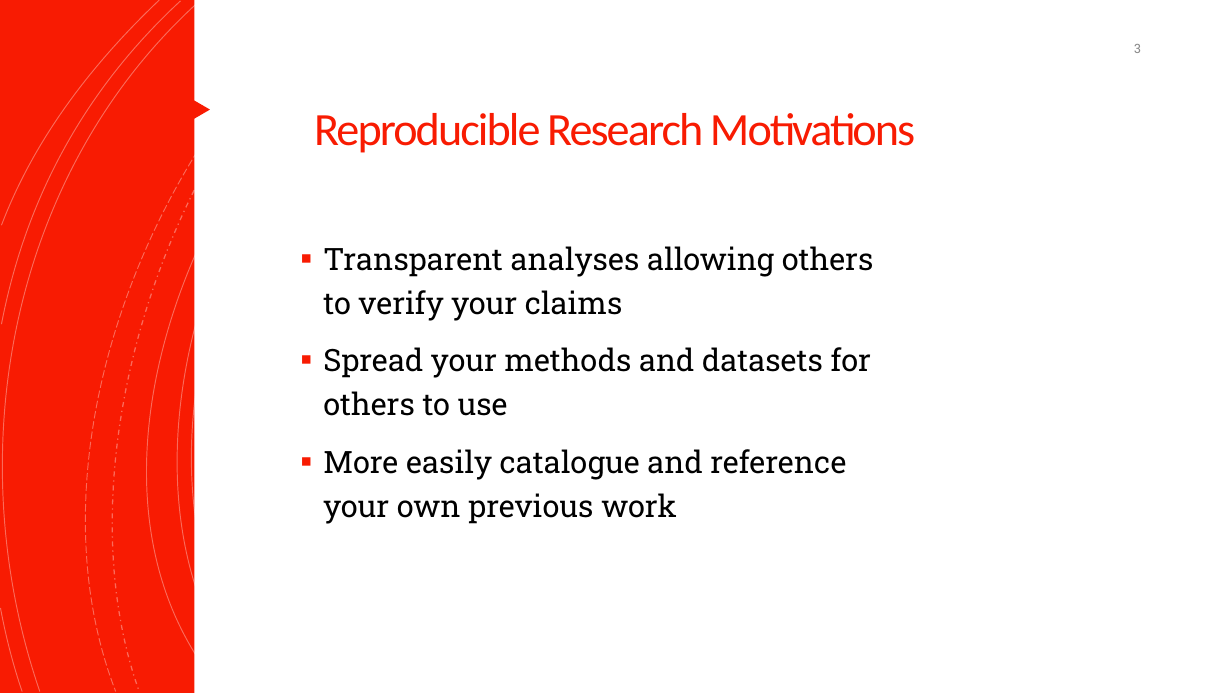
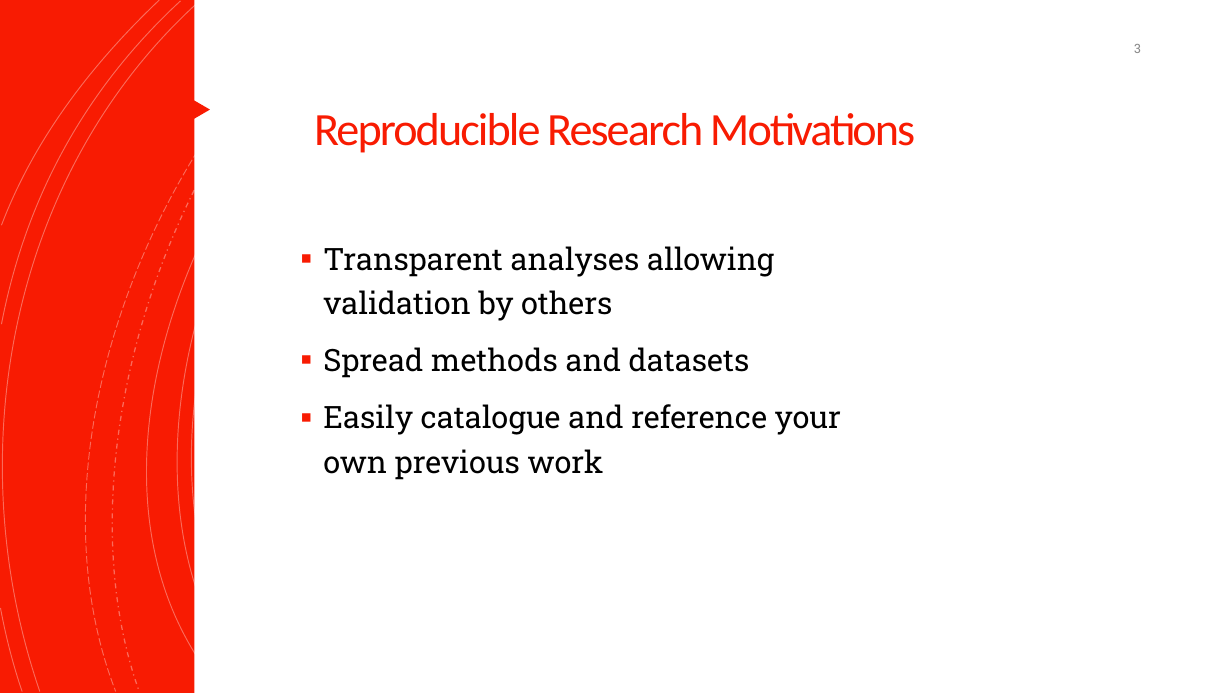
Before and after one commit to NeuroShepherd/R_Coding_Presentations, a slide deck: slide 3 of RStudio, Git, and Github/RStudio_Git_Github.pptx. Drawn at 1232x693 pixels with LibreOffice and Linux fonts; fonts in the diff are those of the drawing. Boxes give left, top, right and bottom in pixels: in the first picture for what was removed or moved away, otherwise in the second. Text is boxed around its words. In the diff, an @@ line names an element or a change of style, - is before the commit and + after.

```diff
--- a/RStudio, Git, and Github/RStudio_Git_Github.pptx
+++ b/RStudio, Git, and Github/RStudio_Git_Github.pptx
@@ text at [323,246,841,480]: text changed @@
-▪ Transparent analyses allowing others to verify your claims
-▪ Spread your methods and datasets for others to use
-▪ More easily catalogue and reference your own previous work
+▪ Transparent analyses allowing validation by others
+▪ Spread methods and datasets
+▪ Easily catalogue and reference your own previous work
```
Also in this commit, not shown: 7 other slides changed, 4 slides added, 3 other files.
